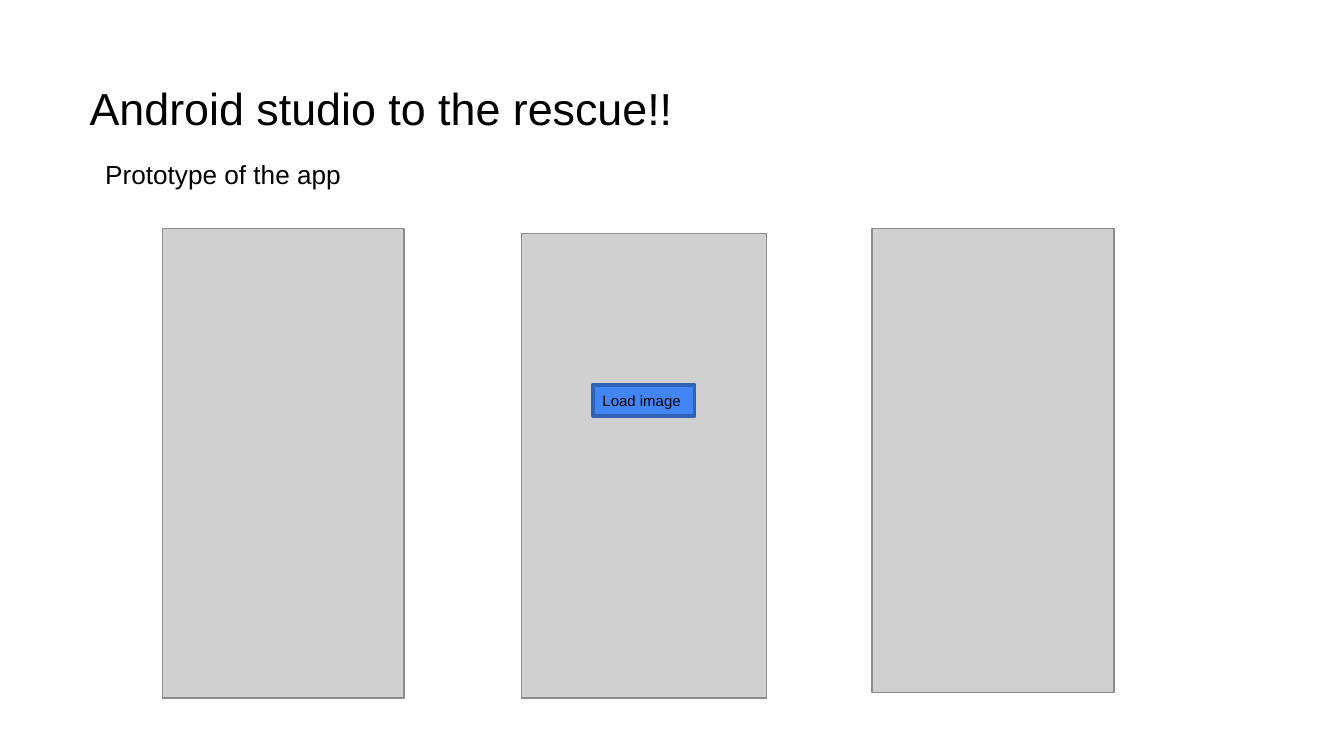
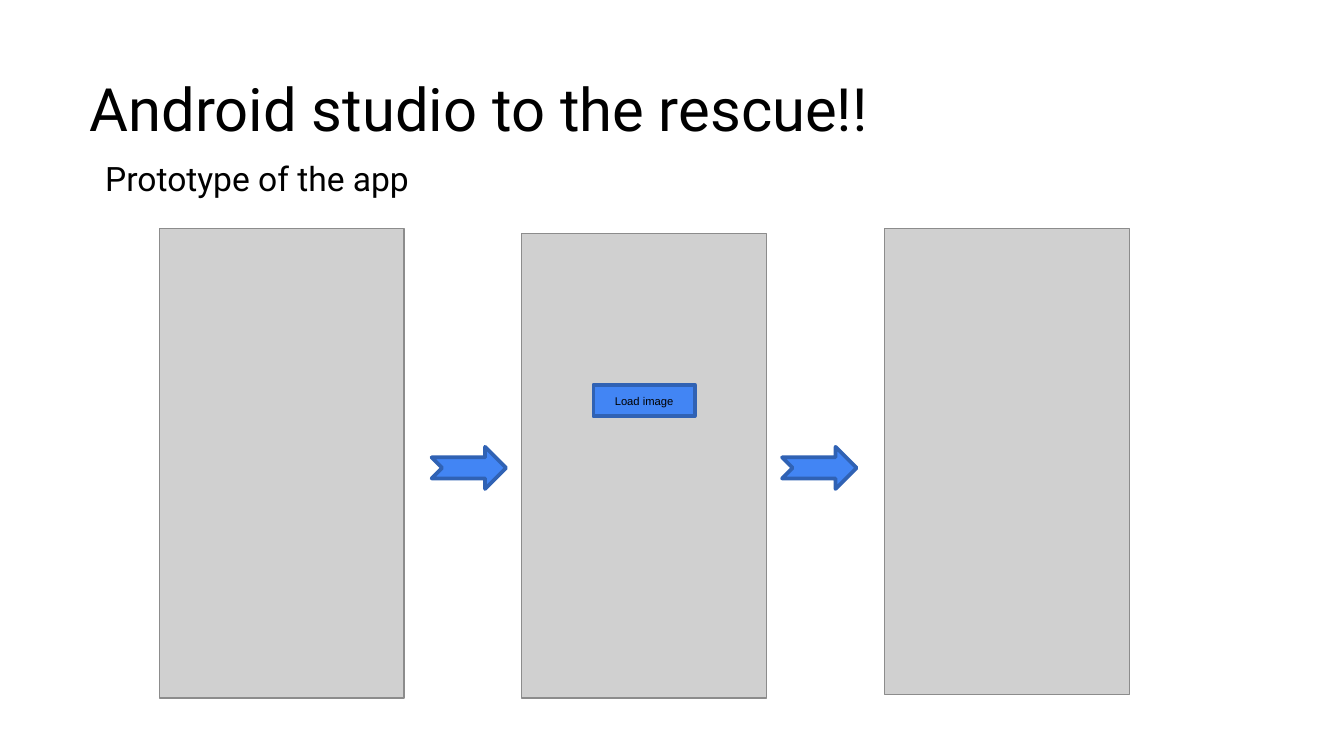
Before and after one commit to harshalplus1/hackmol4.0, a slide deck: slide 9 of HackMoL PPT Format.pptx (slide 8 before the commit). Drawn at 1344x756 pixels with LibreOffice and Linux fonts; fonts in the diff are those of the drawing; grey boxes stand for pictures; background and template pictures are left out. Boxes give left, top, right and bottom in pixels: in the first picture for what was removed or moved away, otherwise in the second. Text is boxed around its words. In the diff, an @@ line names an element or a change of style, - is before the commit and + after.

```diff
--- a/HackMoL PPT Format.pptx
+++ b/HackMoL PPT Format.pptx
@@ text "Android studio to the rescue!!" at (90, 86, 868, 132): size 24 to 32 pt, font Arial to Roboto @@
@@ text "Prototype of the app" at (105, 165, 409, 198): size 14 to 18 pt, font Arial to Roboto @@
@@ picture: place and size @@
-picture at (872, 228, 1114, 692)
+picture at (884, 228, 1129, 695)
@@ rectangle "Load image" at (594, 384, 695, 417): rotation 0 to 180 degrees @@
@@ text removed at (602, 395, 681, 409) @@
-Load image
@@ text in rectangle at (615, 397, 674, 408): text added @@
+Load image
@@ notched right arrow added at (431, 448, 505, 489), fill #4285F4, outline #3162B5 2 pt @@
@@ notched right arrow added at (782, 448, 856, 489), fill #4285F4, outline #3162B5 2 pt @@
```
Also in this commit, not shown: 9 other slides changed, 2 slides added.
